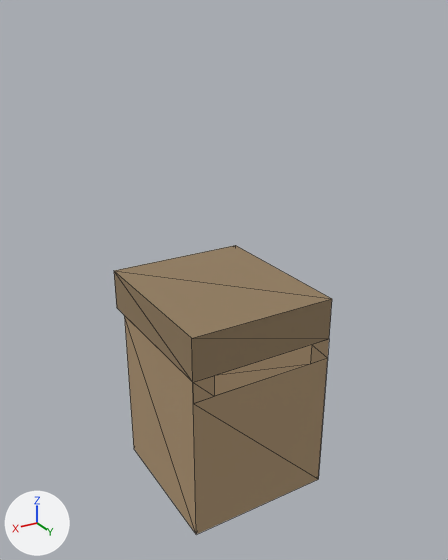
The glTF model assets/interiores/reloj_pie_01.glb, before and after one commit.
One viewpoint serves both versions: a 50 mm lens placed at (0.988, 1.558, 1.538), pointed at (0.021, -0.053, 0.732). Lighting does not change. The marker at lower left points along +X, +Y and +Z. The first picture is the older version. Mesh edges are drawn as thin lines. Vertices at exactly the same position are counted once.

In view in the first picture: 'reloj_pie'.
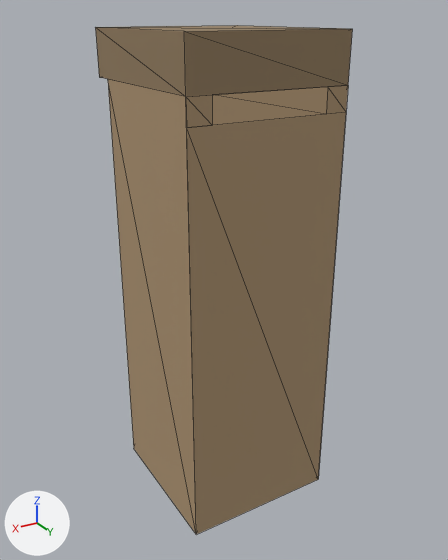
Location of each change, (x1, y1, x2, y2) in pixels of the pictures (448 x 560 px):
'reloj_pie', reshaped (18% wider, 76% taller): before (114, 245, 332, 534); after (95, 25, 352, 534)

What the commit changed:
me_reloj_pie is used by ob_reloj_pie; location (0.0, 0.0, 0.0).
me_reloj_pie had 20 vertices, 28 faces and spanned x -0.214..0.286, y -0.357..0.214, z 0.0..0.714.
me_reloj_pie now has 20 vertices, 28 faces and spans x -0.214..0.286, y -0.357..0.214, z 0.0..1.5.
me_reloj_pie part 1: all 16 vertices in x -0.214..0.286, y -0.357..0.214, z 0.5..0.714 are moved by (0.0, 0.0, 0.786).
